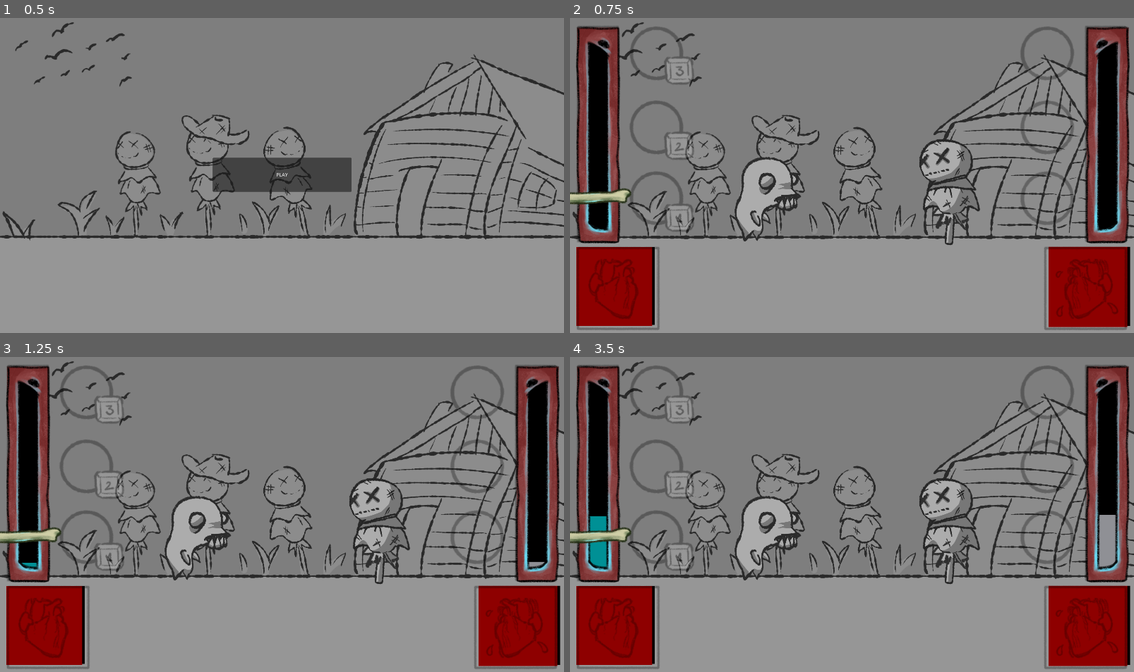
Above: before the commit, frames 1-4 (two rows, left to right).
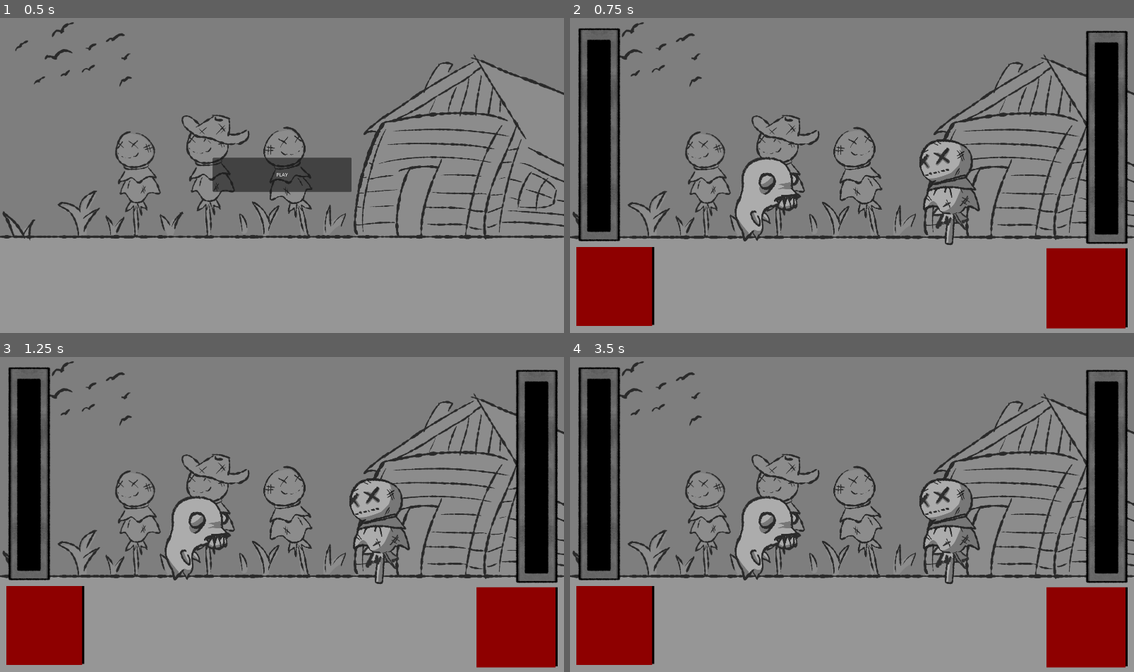
Above: after the commit, the same moments.

Repository: kolbasausage/HOMUNCULUS-FIGHT
Game: Godot game, scene res://Main_menu.tscn
Two runs of this game, one before a commit and one after it. Both use one fixed random seed, a clock stepped at 60 frames per second and the inputs below.
Inputs:
- Up to frame 1 (0.5 s): no input
- Up to frame 2 (0.75 s): click "PLAY" at 0.5 s
- Up to frame 3 (1.25 s): no input
- Up to frame 4 (3.5 s): tap Enter at 1.25 s; tap 1 (Ability_1) at 1.35 s; tap 2 (Ability_2) at 2.1 s; tap Space at 2.75 s; tap 3 (Ability_3) at 2.85 s

Frame 1 is identical in both runs. In frame 2, 10% of the frame differs, in the area x 0-100%, y 2-100%; in frame 3, 11%; in frame 4, 11%.

Commit message:
Changed energy bar

Diff:
--- a/Fight scene.tscn
+++ b/Fight scene.tscn
@@ -10,6 +10,7 @@
 [ext_resource type="Texture2D" uid="uid://4yrwx0k2twlm" path="res://Dummy.png" id="6_wu0ve"]
 [ext_resource type="Script" uid="uid://cdmfc8024m7om" path="res://enemyenergy.gd" id="7_08trx"]
 [ext_resource type="Script" uid="uid://cop8qenbcocsd" path="res://enemy.gd" id="7_x1xbu"]
+[ext_resource type="Texture2D" uid="uid://vxmfu7ygykow" path="res://Energy_flow.png" id="8_40dok"]
 [ext_resource type="Script" uid="uid://baymd8y8r4jp3" path="res://enemy_hp_bar.gd" id="9_qdl6u"]
 [ext_resource type="Texture2D" uid="uid://cjn5v85wjenqv" path="res://panel 1.png" id="11_wu0ve"]
 [ext_resource type="Texture2D" uid="uid://berlula641y3b" path="res://panel scarecrow.png" id="12_6soco"]
@@ -30,10 +31,20 @@
 [sub_resource type="Gradient" id="Gradient_08trx"]
 colors = PackedColorArray(0, 0, 0, 1, 0, 0, 0, 1)
 
+[sub_resource type="GradientTexture2D" id="GradientTexture2D_40dok"]
+gradient = SubResource("Gradient_08trx")
+width = 974
+height = 749
+
 [sub_resource type="GradientTexture2D" id="GradientTexture2D_x1xbu"]
 gradient = SubResource("Gradient_08trx")
-width = 1058
+width = 1052
 height = 631
+
+[sub_resource type="GradientTexture2D" id="GradientTexture2D_4gpex"]
+gradient = SubResource("Gradient_08trx")
+width = 974
+height = 755
 
 [node name="Node2D" type="Node2D" unique_id=382972580]
 scale = Vector2(1.664222, 1.664222)
@@ -90,16 +101,17 @@
 shape = SubResource("RectangleShape2D_yudn3")
 
 [node name="PlayerEnergyBar" type="TextureProgressBar" parent="." unique_id=1277075371]
-offset_left = 91.33396
-offset_top = 37.85553
-offset_right = 1149.334
-offset_bottom = 677.8555
+offset_left = 94.93926
+offset_top = 37.855484
+offset_right = 1152.9392
+offset_bottom = 793.85547
 rotation = -3.1415927
-scale = Vector2(0.065, -0.65)
-fill_mode = 3
-texture_under = SubResource("GradientTexture2D_x1xbu")
-texture_progress = ExtResource("1_trxqc")
-tint_progress = Color(0, 0.9970613, 0.9970613, 1)
+scale = Vector2(0.06499998, -0.54254663)
+min_value = 6.285
+value = 10.285
+fill_mode = 3
+texture_under = SubResource("GradientTexture2D_40dok")
+texture_progress = ExtResource("8_40dok")
 script = ExtResource("6_unus2")
 metadata/_edit_use_anchors_ = true
 
@@ -122,18 +134,18 @@
 offset_right = 2124.5645
 offset_bottom = 676.053
 rotation = -3.1415927
-scale = Vector2(-0.065, -0.65)
-fill_mode = 3
-texture_under = SubResource("GradientTexture2D_x1xbu")
-texture_progress = ExtResource("1_trxqc")
+scale = Vector2(-0.05652401, -0.552008)
+fill_mode = 3
+texture_under = SubResource("GradientTexture2D_4gpex")
+texture_progress = ExtResource("8_40dok")
 script = ExtResource("7_08trx")
 metadata/_edit_use_anchors_ = true
 
 [node name="EnemyHPBar" type="TextureProgressBar" parent="." unique_id=1269053381]
-offset_left = 978.83575
-offset_top = 472.29276
-offset_right = 2036.8357
-offset_bottom = 1112.2928
+offset_left = 975.23047
+offset_top = 475.29715
+offset_right = 2033.2305
+offset_bottom = 1115.2972
 scale = Vector2(0.1575008, 0.25767034)
 fill_mode = 3
 texture_under = SubResource("GradientTexture2D_x1xbu")
@@ -155,23 +167,37 @@
 texture = ExtResource("12_6soco")
 
 [node name="NewUiSketchTransparent" type="Sprite2D" parent="." unique_id=1753305588]
+visible = false
 position = Vector2(576.54565, 325.82797)
 scale = Vector2(0.60119426, 0.6050542)
 texture = ExtResource("14_0pkur")
 
 [node name="EnergyBar" type="Sprite2D" parent="." unique_id=1864594389]
+visible = false
 position = Vector2(57.684612, 248.16402)
 scale = Vector2(0.59859747, 0.5985975)
 texture = ExtResource("15_vdtfd")
 
 [node name="EnergyBar2" type="Sprite2D" parent="." unique_id=1804710969]
+visible = false
 position = Vector2(1099.613, 248.16402)
 scale = Vector2(0.59859747, 0.5985975)
 texture = ExtResource("15_vdtfd")
 flip_h = true
 
 [node name="EnergyBone" type="Sprite2D" parent="." unique_id=1496199191]
+visible = false
 position = Vector2(51.675797, 364.735)
 scale = Vector2(0.585, 0.585)
 texture = ExtResource("16_vdtfd")
 script = ExtResource("17_v21ns")
+
+[node name="EnergyBar3" type="Sprite2D" parent="." unique_id=1321383681]
+position = Vector2(60.08814, 242.1552)
+scale = Vector2(0.6001824, 0.6001824)
+texture = ExtResource("15_vdtfd")
+
+[node name="EnergyBar4" type="Sprite2D" parent="." unique_id=1750026012]
+position = Vector2(1098.4111, 247.56313)
+scale = Vector2(0.6001824, 0.6001824)
+texture = ExtResource("15_vdtfd")
Binary file changed: Energy_bar.png
Binary file added: Energy_flow.png
Not shown, added: Energy_flow.png.import
Not shown, added: Energy_marker.kra
